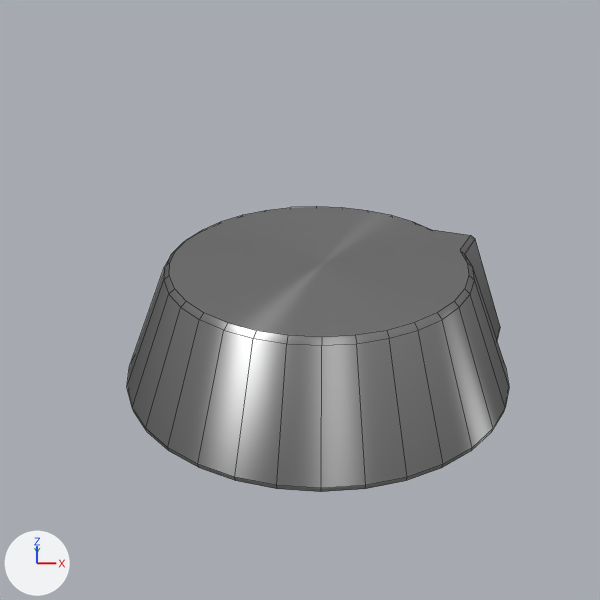
An edit to the Blender file sketch/volume-knob.blend, drawn before and after from the same camera.
One viewpoint serves both versions: the file's camera 'Camera.002'. The lights are fixed; the arrows at lower left show +X, +Y and +Z. Mesh edges are drawn as thin lines.
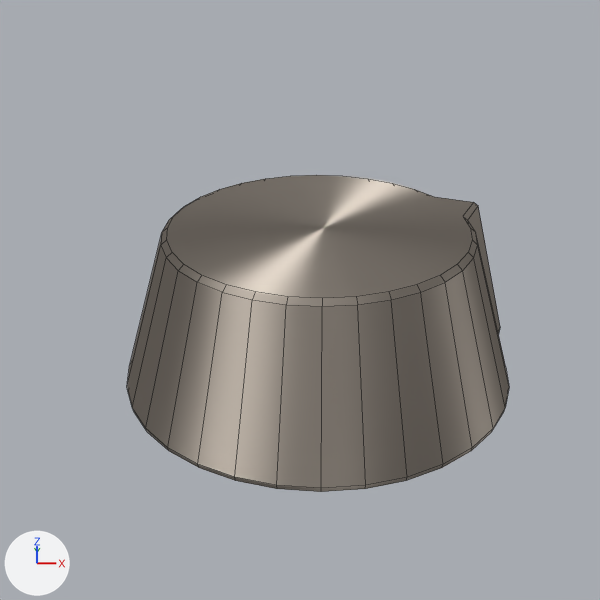
Commit message: / ‘sketch/volume-knob.blend’

Pixel boxes [x1, y1, x2, y2] of what changed, in the pictures (600 x 600 px; the box of a moved part takes in the faces that stretch with it):
'Cylinder', recoloured, surface changed, mesh rescaled (11% taller): before [127, 206, 509, 492]; after [127, 175, 509, 492]
part 1 of me_cylinder, moved or reshaped: before [127, 206, 509, 488]; after [127, 175, 509, 488]

The change, as a list of edits to the scene's bpy script:
```text
Change mat_material:
    where n1 = _N.new('ShaderNodeBsdfAnisotropic'); n1.name = 'Anisotropic BSDF'
    n1.inputs[1].default_value: 0.447 -> 0.632  # 'Roughness'
    add n1.inputs[0].default_value = (0.8, 0.707, 0.612, 1.0)  # 'Color', white #e7dbcd
Change me_cylinder:
    where me_cylinder.from_pydata(...)  # 128 vertices, 98 faces; spans x -0.99..1.04, y -0.99..0.99, z -1.0..-0.37
    used by ob_cylinder; location = (-0.25, 2.52, 1.9); scale = (1.96, 1.96, 1.96)
    me_cylinder part 1: the whole mesh is scaled about its middle by (1, 1, 1.31), then moved by (0.0, 0.0, 0.09)
```
